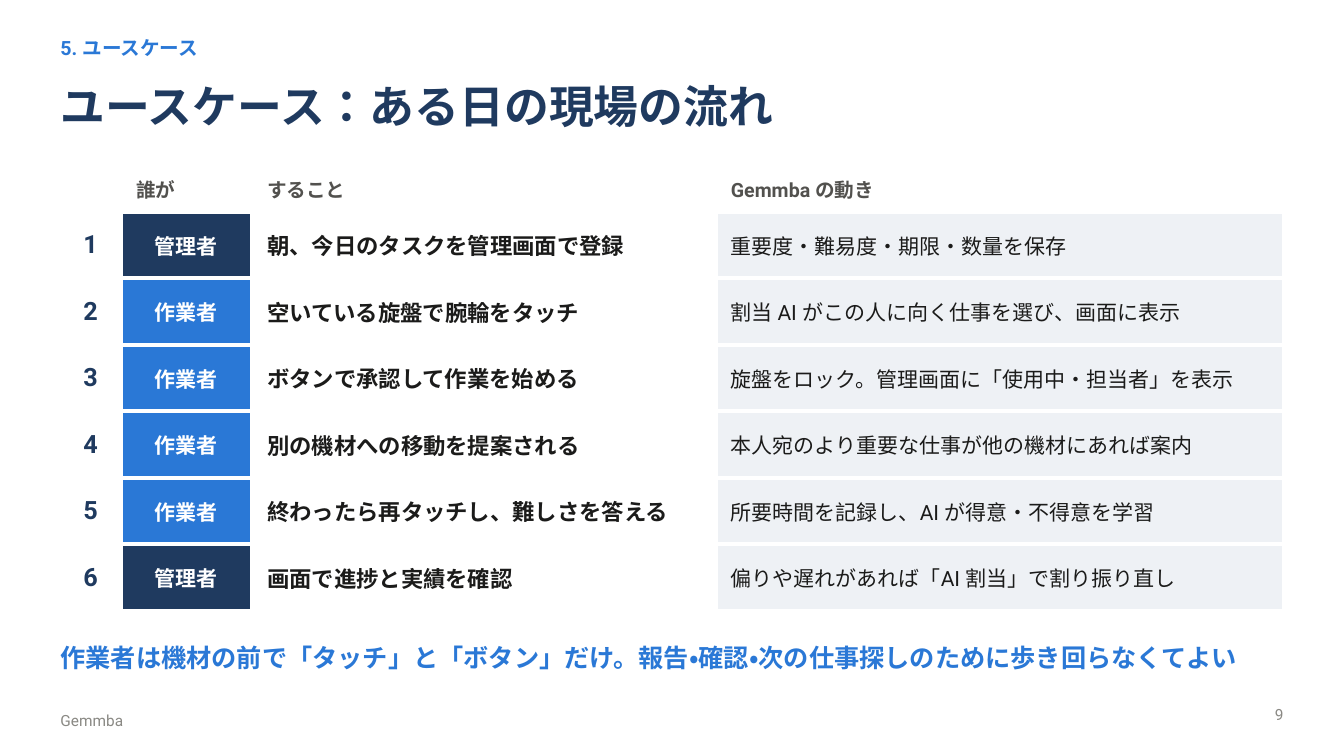
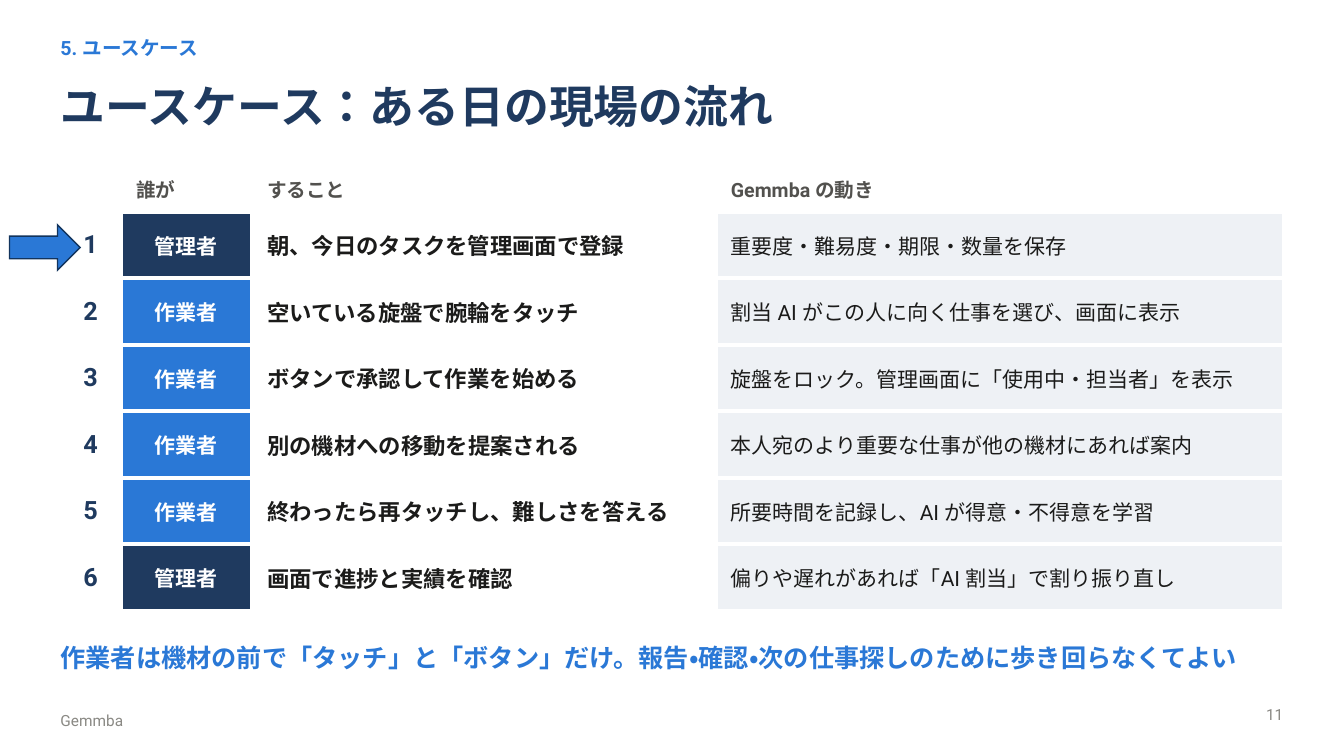
Before and after one commit to maguro256/procon2026, a slide deck: slide 11 of slides/gemmba_presentation.pptx (slide 9 before the commit). Drawn at 1344x756 pixels with LibreOffice and Linux fonts; fonts in the diff are those of the drawing. Boxes give left, top, right and bottom in pixels: in the first picture for what was removed or moved away, otherwise in the second. Text is boxed around its words. In the diff, an @@ line names an element or a change of style, - is before the commit and + after.

```diff
--- a/slides/gemmba_presentation.pptx
+++ b/slides/gemmba_presentation.pptx
@@ right arrow added at (9, 225, 80, 270), fill #2A78D6, outline #12355E 1 pt @@
@@ page number at (1266, 709, 1283, 720): text changed @@
-9
+11
```
Also in this commit, not shown: 10 other slides changed, 2 slides added, 1 slide removed, 4 other files.
